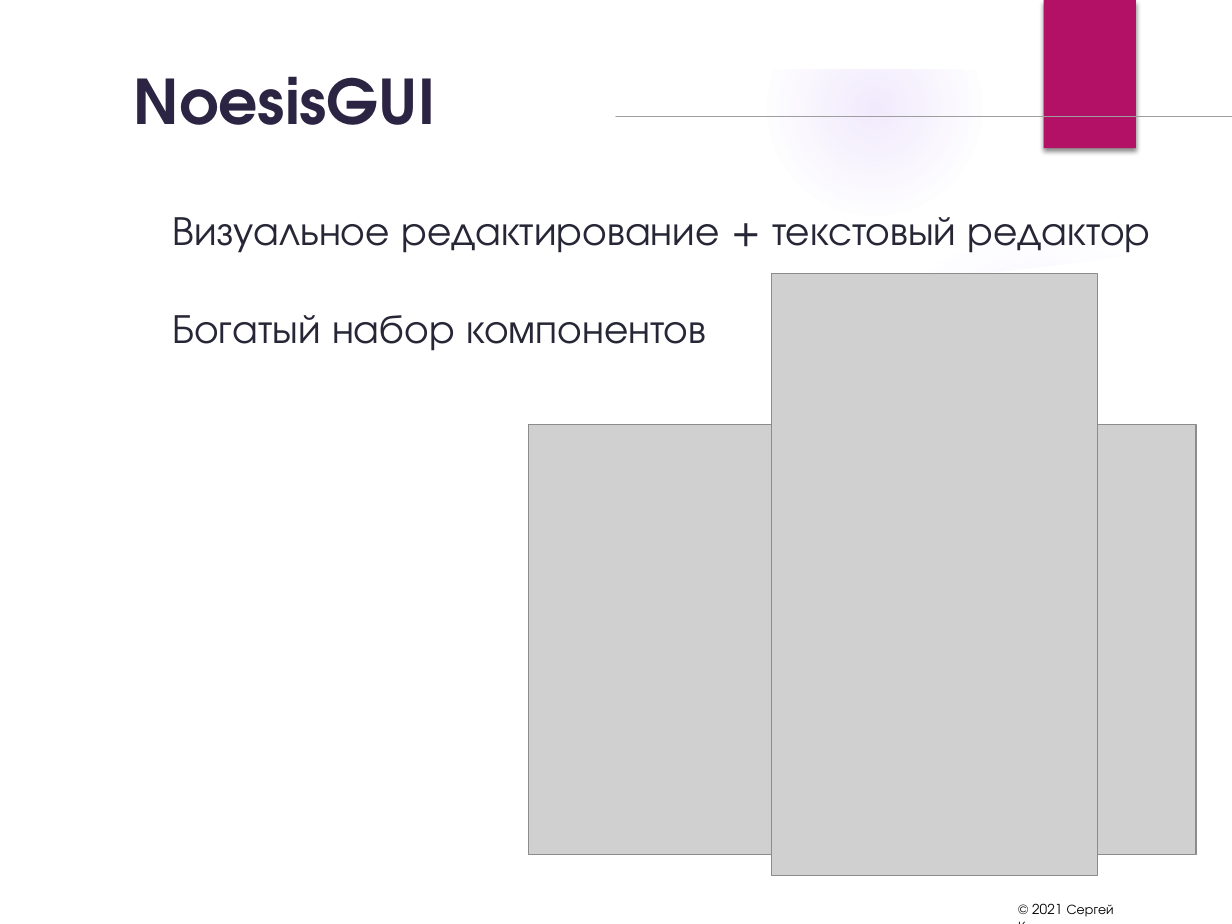
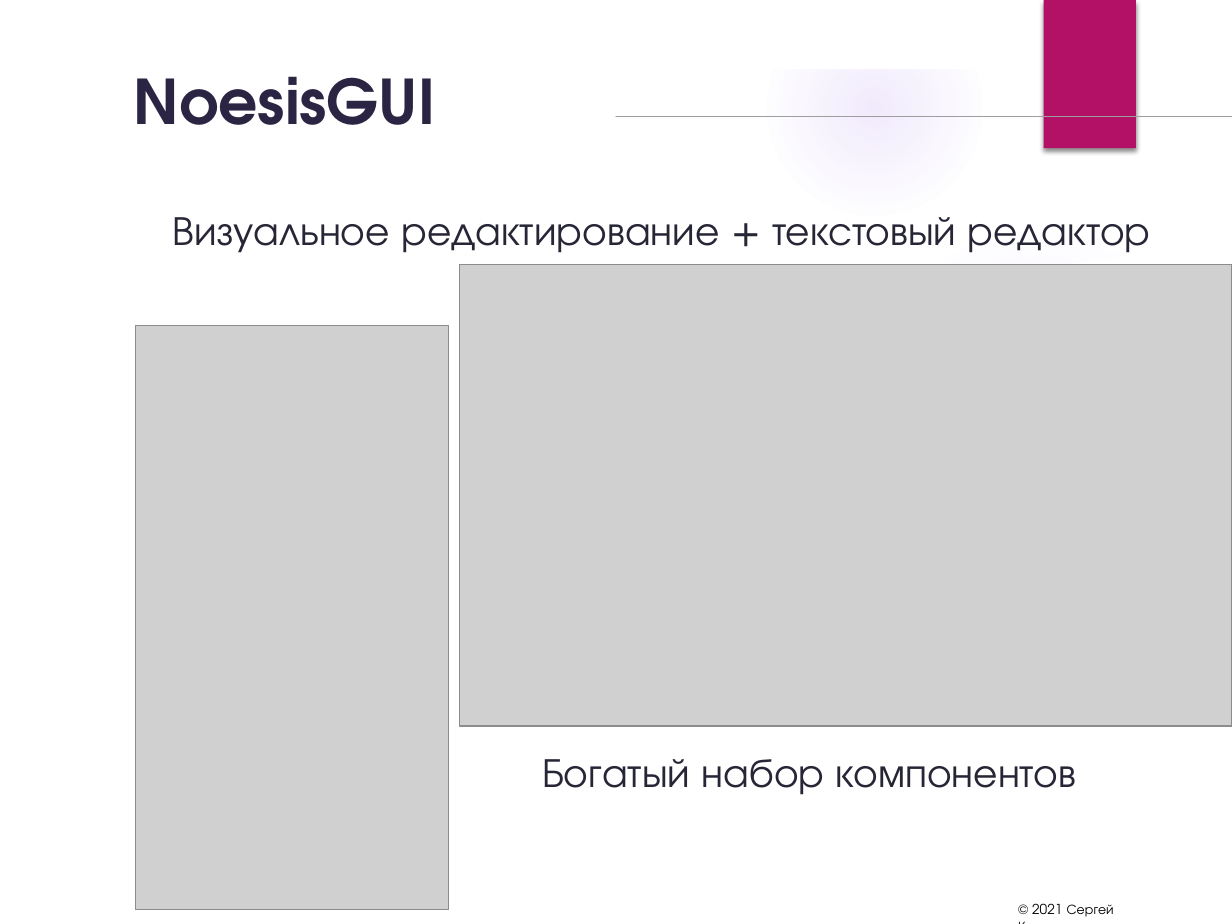
Before and after one commit to sergrt/tirx-example, a slide deck: slide 86 of rx_presentation.pptx (slide 83 before the commit). Drawn at 1232x924 pixels with LibreOffice and Linux fonts; fonts in the diff are those of the drawing; grey boxes stand for pictures; background and template pictures are left out. Boxes give left, top, right and bottom in pixels: in the first picture for what was removed or moved away, otherwise in the second. Text is boxed around its words. In the diff, an @@ line names an element or a change of style, - is before the commit and + after.

```diff
--- a/rx_presentation.pptx
+++ b/rx_presentation.pptx
@@ text "Визуальное редактирование + текстовый редактор" rewrapped from [172, 217, 1151, 351] to [172, 217, 1151, 795] @@
@@ picture added at [460, 265, 1232, 727] @@
@@ picture removed at [771, 274, 1098, 875] @@
@@ picture added at [136, 325, 448, 909] @@
@@ picture removed at [529, 425, 1196, 855] @@
```
Also in this commit, not shown: 32 other slides changed, 4 slides added, 1 slide removed.
